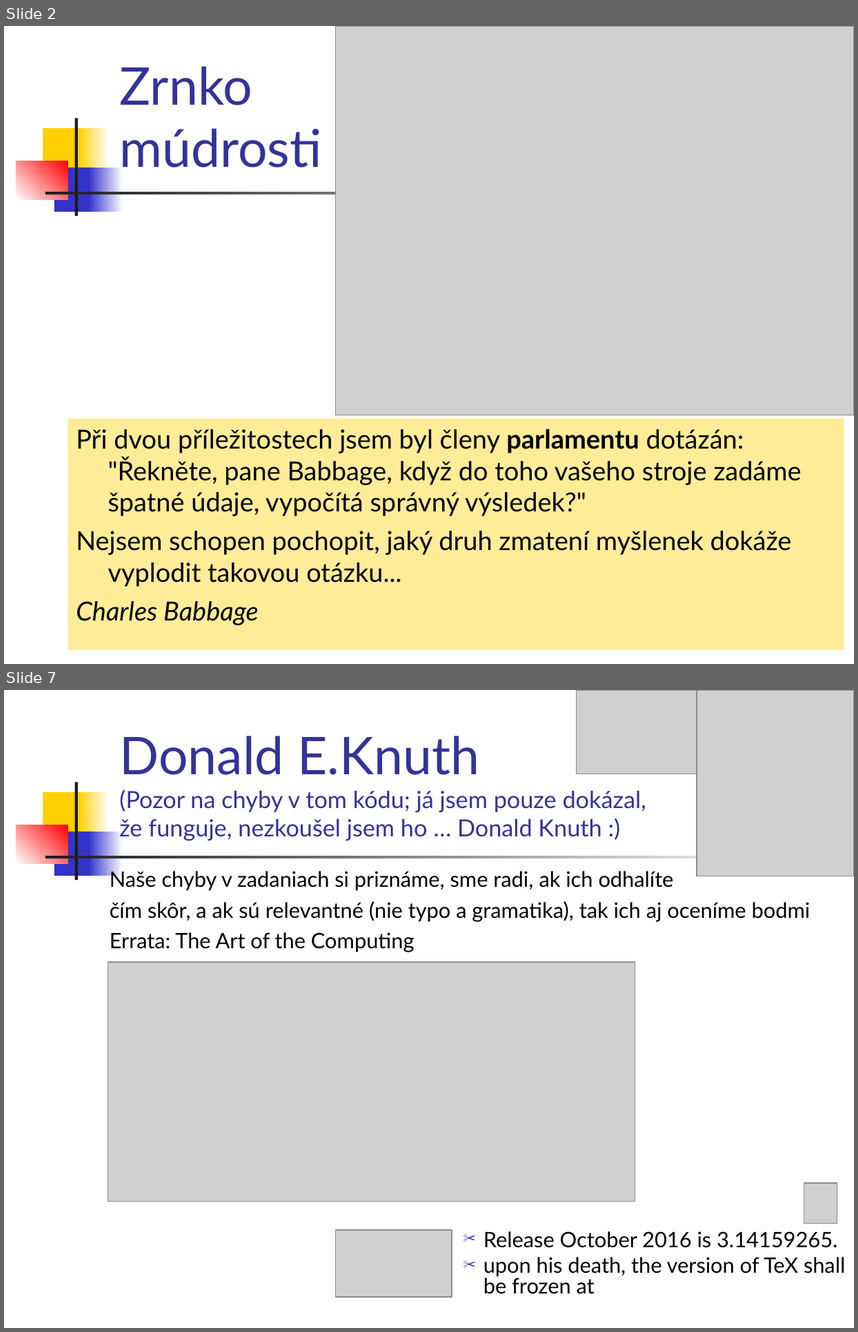
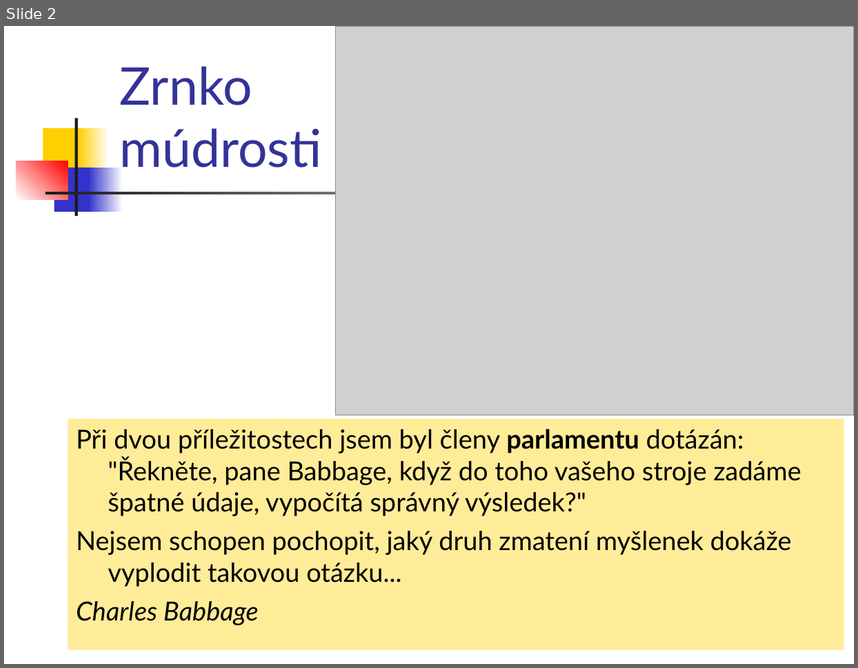
Before and after one commit to Programovanie4/Prednasky, a slide deck: 02/02_java.ppt. Shown one above the other, each under a label of ours: slides 2 and 7 before the commit, slide 2 after it; the slides between them are not shown. The pictures are 858x1332 and 858x668 pixels, drawn with LibreOffice and Linux fonts; fonts in the diff are those of the drawing; grey boxes stand for pictures. Boxes give left, top, right and bottom in pixels: in the first picture for what was removed or moved away, otherwise in the second. Text is boxed around its words. In the diff, an @@ line names an element or a change of style, - is before the commit and + after.

```diff
--- a/02/02_java.ppt
+++ b/02/02_java.ppt
@@ slide 7 removed at bbox=[4, 690, 854, 1328], background #FFFFFF; not listed: 7 template elements that a slide beside it also shows @@
@@ picture removed at bbox=[576, 690, 697, 774] @@
@@ picture removed at bbox=[697, 690, 854, 876] @@
@@ title removed at bbox=[119, 736, 646, 841] @@
-Donald E.Knuth
-(Pozor na chyby v tom kódu; já jsem pouze dokázal,
-že funguje, nezkoušel jsem ho … Donald Knuth :)
@@ text removed at bbox=[110, 868, 811, 952] @@
-Naše chyby v zadaniach si priznáme, sme radi, ak ich odhalíte
-čím skôr, a ak sú relevantné (nie typo a gramatika), tak ich aj oceníme bodmi
-Errata: The Art of the Computing
@@ picture removed at bbox=[107, 962, 635, 1201] @@
@@ picture removed at bbox=[804, 1183, 837, 1223] @@
@@ picture removed at bbox=[335, 1230, 452, 1297] @@
@@ text removed at bbox=[484, 1231, 845, 1294] @@
-✂ Release October 2016 is 3.14159265.
-✂ upon his death, the version of TeX shall be frozen at
```
Also in this commit, not shown: 6 slides changed, 2 slides added, 4 other slides removed, 2 other files.
